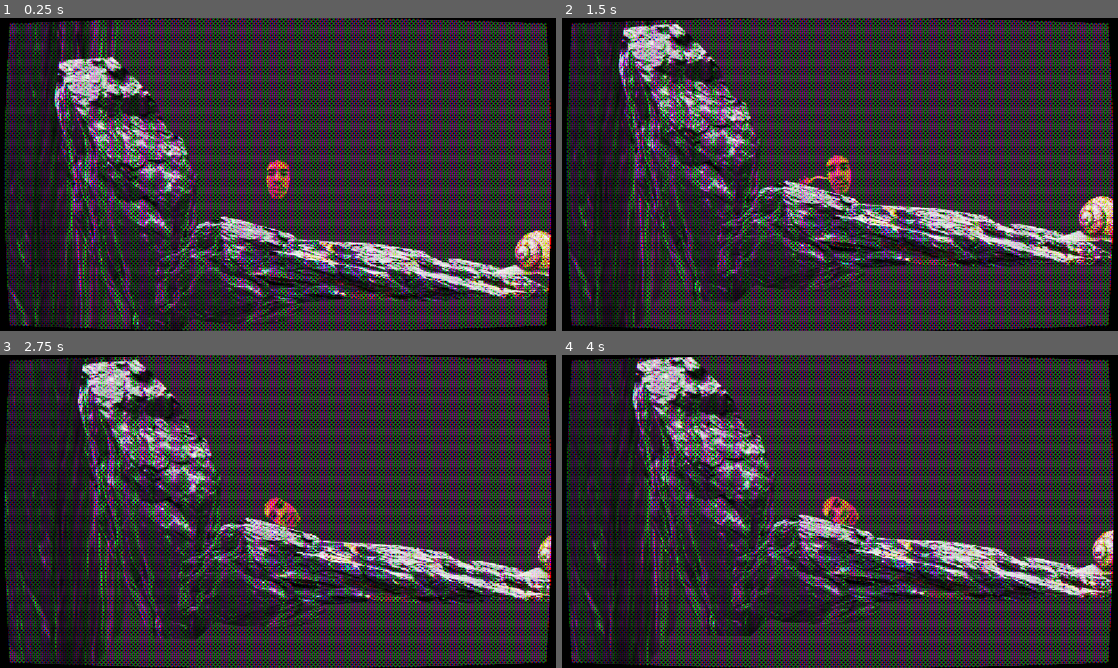
Above: before the commit, frames 1-4 (two rows, left to right).
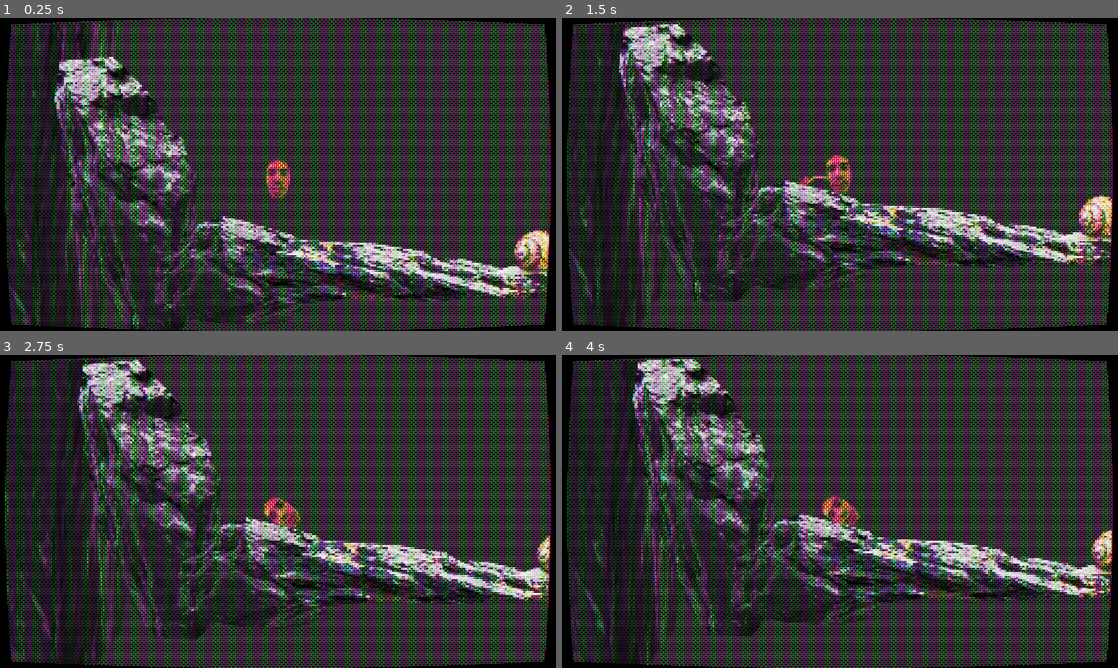
Above: after the commit, the same moments.

Repository: Integer-studio/hcgamejam-26
Game: Godot game, scene res://assets/Shaders/crt-shader.tscn
Same seed, same stepped clock (60 frames per second), same inputs: the game is played once before the commit and once after it.
Inputs (mouse positions are in pixels of both pictures, inside the frame that each line leads up to):
- Up to frame 1 (0.25 s): no input
- Up to frame 2 (1.5 s): move the mouse to (962, 158) at 0.52 s; click (962, 158) at 0.67 s; drag from (728, 190) to (812, 237) at 1.27 s
- Up to frame 3 (2.75 s): move the mouse to (333, 442) at 2.02 s; click (333, 442) at 2.17 s
- Up to frame 4 (4 s): drag from (812, 574) to (673, 464) at 2.77 s; move the mouse to (1006, 558) at 3.52 s; click (1006, 558) at 3.67 s

The runs differ from the first frame. In frame 1, 12% of the frame differs, in the area x 0-100%, y 0-100%; in frame 2, 12%; in frame 3, 12%; in frame 4, 12%.

Commit message:
shader 2

Diff:
--- a/assets/Shaders/crt-shader.tscn
+++ b/assets/Shaders/crt-shader.tscn
@@ -1,5 +1,6 @@
 [gd_scene format=3 uid="uid://on70j88finba"]
 
+[ext_resource type="Shader" uid="uid://dn4lfanophew4" path="res://assets/Shaders/pixel-perfect.gdshader" id="1_0nh6n"]
 [ext_resource type="PackedScene" uid="uid://crwnfk8rpr3f1" path="res://main.tscn" id="1_gvkco"]
 [ext_resource type="Shader" uid="uid://ct01a1rdsn8hl" path="res://assets/Shaders/crt-noscanlines.gdshader" id="1_x555o"]
 
@@ -11,10 +12,16 @@
 shader = ExtResource("1_x555o")
 shader_parameter/tex = SubResource("ViewportTexture_0nh6n")
 shader_parameter/mask_type = 5
-shader_parameter/curve = 0.08800000418
+shader_parameter/curve = 0.10800000512999999
 shader_parameter/color_offset = 0.5
 shader_parameter/mask_brightness = 1.0
-shader_parameter/aspect = 0.7450000116375
+shader_parameter/aspect = 0.75600001216
+
+[sub_resource type="ShaderMaterial" id="ShaderMaterial_qsp4k"]
+resource_local_to_scene = true
+shader = ExtResource("1_0nh6n")
+shader_parameter/pixel_size = 4.0
+shader_parameter/handle_edges = true
 
 [node name="CrtShader" type="Control" unique_id=1101274337]
 layout_mode = 3
@@ -35,6 +42,22 @@
 stretch = true
 
 [node name="SubViewport" type="SubViewport" parent="SubViewportContainer" unique_id=875528009]
+handle_input_locally = false
 size = Vector2i(1152, 648)
+render_target_update_mode = 4
 
-[node name="Main" parent="SubViewportContainer/SubViewport" unique_id=2063578211 instance=ExtResource("1_gvkco")]
+[node name="SubViewportContainer2" type="SubViewportContainer" parent="SubViewportContainer/SubViewport" unique_id=1975981699]
+material = SubResource("ShaderMaterial_qsp4k")
+anchors_preset = 15
+anchor_right = 1.0
+anchor_bottom = 1.0
+grow_horizontal = 2
+grow_vertical = 2
+stretch = true
+
+[node name="SubViewport" type="SubViewport" parent="SubViewportContainer/SubViewport/SubViewportContainer2" unique_id=61871812]
+handle_input_locally = false
+size = Vector2i(1152, 648)
+render_target_update_mode = 4
+
+[node name="Main" parent="SubViewportContainer/SubViewport/SubViewportContainer2/SubViewport" unique_id=2063578211 instance=ExtResource("1_gvkco")]
--- /dev/null
+++ b/assets/Shaders/pixel-perfect.gdshader
@@ -0,0 +1,37 @@
+shader_type canvas_item;
+
+uniform float pixel_size : hint_range(4.0, 16.0) = 4.0;
+uniform bool handle_edges = false;
+
+varying vec2 p_world;
+
+void vertex() {
+	p_world = (MODEL_MATRIX * vec4(VERTEX, 0.0, 1.0)).xy;
+}
+
+void fragment() {
+	vec2 p_snapped = floor(p_world / pixel_size) * pixel_size + pixel_size / 2.0;
+	vec2 delta = p_snapped - p_world;
+
+	mat2 M_p = mat2(dFdx(p_world), dFdy(p_world));
+	mat2 M_uv = mat2(dFdx(UV), dFdy(UV));
+	mat2 J = M_uv * inverse(M_p);
+	vec2 delta_uv = J * delta;
+
+	vec2 uv = UV + delta_uv;
+	vec4 color = texture(TEXTURE, uv);
+
+	if (handle_edges) {
+		float margin_x = (abs(J[0].x) + abs(J[1].x)) * pixel_size * 0.5;
+		float margin_y = (abs(J[0].y) + abs(J[1].y)) * pixel_size * 0.5;
+		if (uv.x < margin_x || uv.x > 1.0 - margin_x || uv.y < margin_y || uv.y > 1.0 - margin_y) {
+			color.a = 0.0;
+		} else {
+			color.a = step(0.5, color.a);
+		}
+	} else {
+		color.a = step(0.5, color.a);
+	}
+
+	COLOR = color;
+}
--- a/main.tscn
+++ b/main.tscn
@@ -105,11 +105,6 @@
 rotation = -1.6154599
 scale = Vector2(0.31964028, 0.579523)
 
-[node name="Camera2D" type="Camera2D" parent="." unique_id=2019903937]
-position = Vector2(2199, -3823.9998)
-rotation = 2.9568555
-scale = Vector2(0.45396182, 0.6557774)
-
 [node name="Rytir2" parent="." unique_id=1038533074 instance=ExtResource("13_2cqfq")]
 position = Vector2(2661, -1602.0002)
 rotation = -3.3263297
Not shown, added: assets/Shaders/pixel-perfect.gdshader.uid
